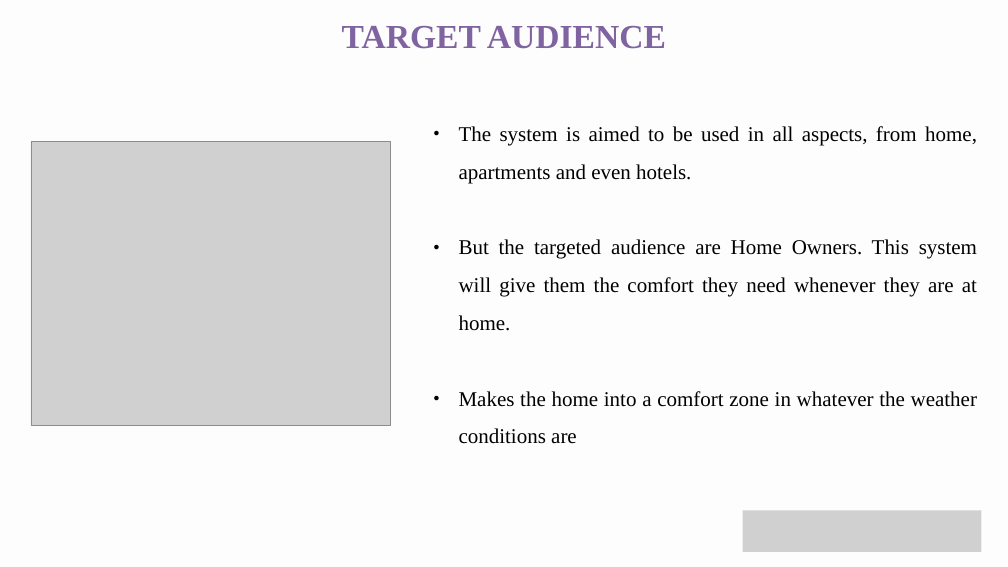
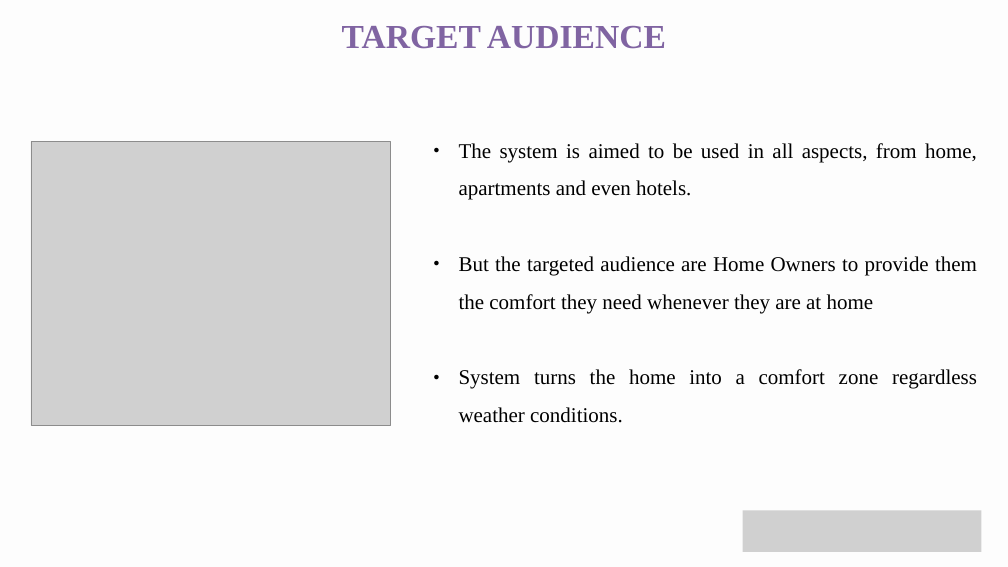
Before and after one commit to arc1o1/Automated_Temperature_Control_System, a slide deck: slide 7 of 02_documentation/Automated_Temperature_Control_System_GIP_Project_Implementation_Presentation.pptx (slide 8 before the commit). Drawn at 1008x567 pixels with LibreOffice and Linux fonts; fonts in the diff are those of the drawing; grey boxes stand for pictures. Boxes give left, top, right and bottom in pixels: in the first picture for what was removed or moved away, otherwise in the second. Text is boxed around its words. In the diff, an @@ line names an element or a change of style, - is before the commit and + after.

```diff
--- a/02_documentation/Automated_Temperature_Control_System_GIP_Project_Implementation_Presentation.pptx
+++ b/02_documentation/Automated_Temperature_Control_System_GIP_Project_Implementation_Presentation.pptx
@@ text "The system is aimed to ...": place and size @@
-text "The system is aimed to ..." at [459, 126, 977, 444]
+text "The system is aimed to ..." at [459, 143, 977, 423]
@@ text at [459, 256, 977, 423]: text changed @@
-● But the targeted audience are Home Owners. This system will give them the comfort they need whenever they are at home.
-● Makes the home into a comfort zone in whatever the weather conditions are
+● But the targeted audience are Home Owners to provide them the comfort they need whenever they are at home
+● System turns the home into a comfort zone regardless weather conditions.
```
Also in this commit, not shown: 7 other slides changed, 12 slides added, 7 slides removed, 4 other files.
